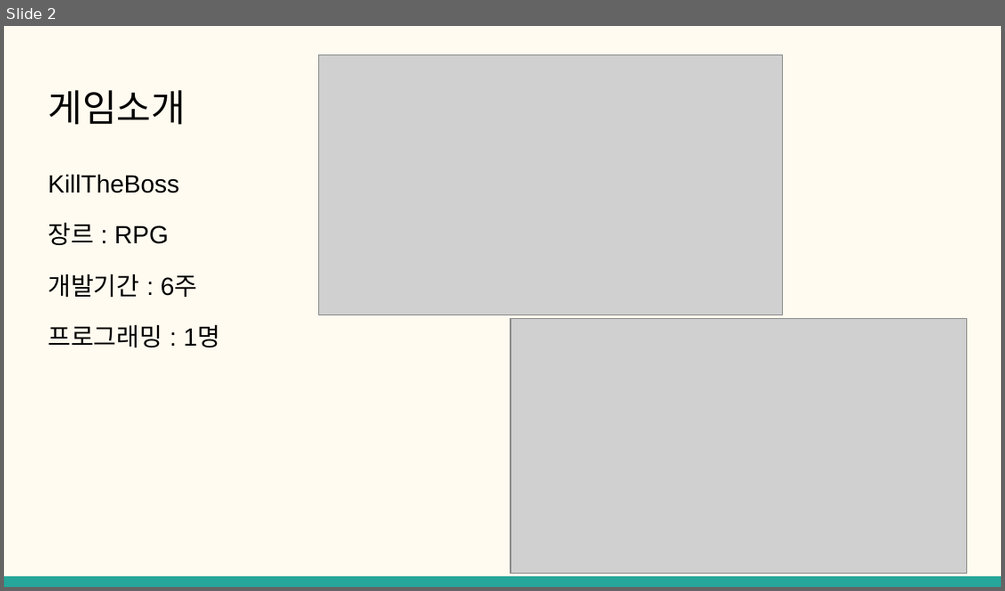
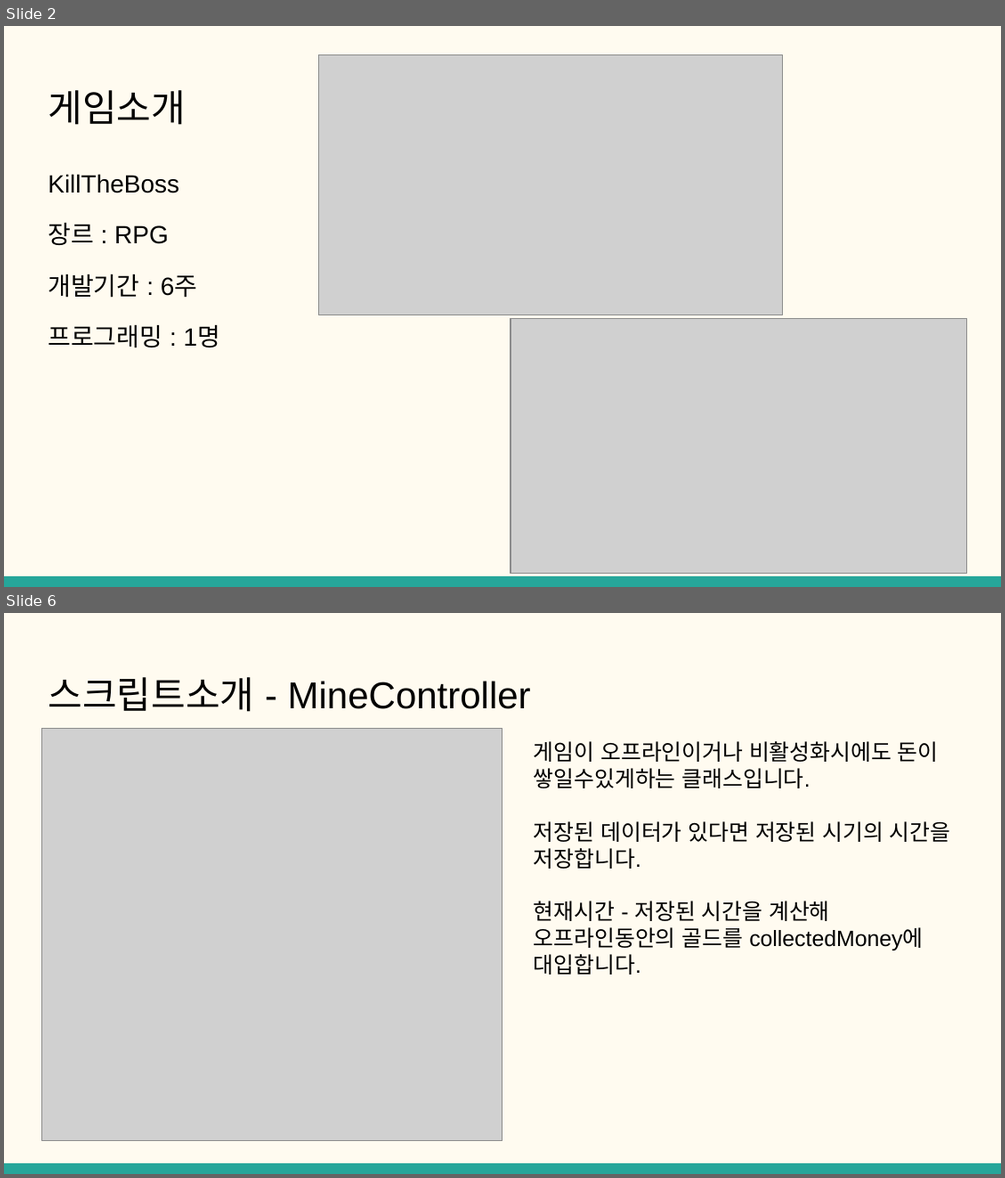
Before and after one commit to SIHO0903/KILLTHEBOSS, a slide deck: 클라이언트 개발자 포트폴리오.pptx. Shown one above the other, each under a label of ours: slide 2 before the commit, slides 2 and 6 after it; the slides between them are not shown. The pictures are 1005x591 and 1005x1178 pixels, drawn with LibreOffice and Linux fonts; fonts in the diff are those of the drawing; grey boxes stand for pictures. Boxes give left, top, right and bottom in pixels: in the first picture for what was removed or moved away, otherwise in the second. Text is boxed around its words. In the diff, an @@ line names an element or a change of style, - is before the commit and + after.

```diff
--- a/클라이언트 개발자 포트폴리오.pptx
+++ b/클라이언트 개발자 포트폴리오.pptx
@@ slide 6 added at [4, 613, 1001, 1174], background #FFFBF0; not listed: 1 template element that a slide beside it also shows @@
@@ title added at [48, 677, 531, 712], 27 pt, text #000000 @@
+스크립트소개 - MineController
@@ picture added at [42, 729, 502, 1140] @@
@@ title added at [534, 741, 951, 974], 16 pt, text #000000 @@
+게임이 오프라인이거나 비활성화시에도 돈이 쌓일수있게하는 클래스입니다.
+저장된 데이터가 있다면 저장된 시기의 시간을 저장합니다.
+현재시간 - 저장된 시간을 계산해 오프라인동안의 골드를 collectedMoney에 대입합니다.
```
Also in this commit, not shown: 1 slide changed, 16 other slides added, 3 slides removed, 22 other files.
